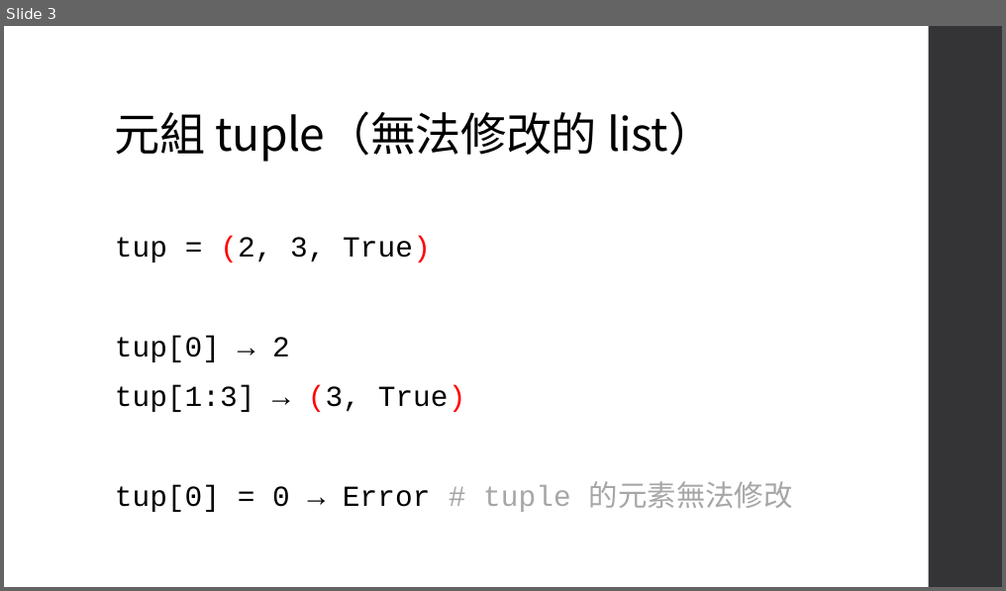
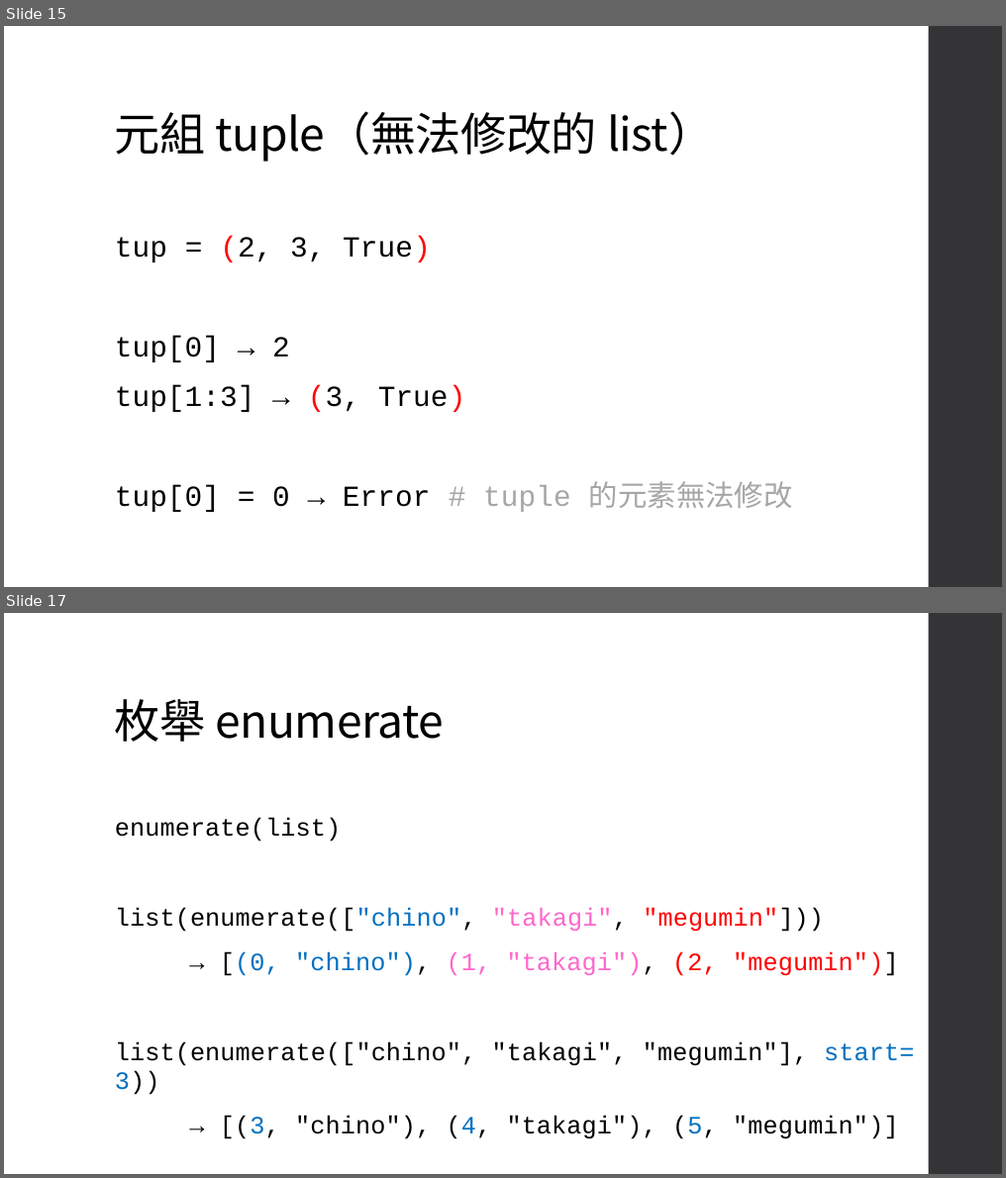
Before and after one commit to an920107/ServiceLearning, a slide deck: Class 5.pptx. Shown one above the other, each under a label of ours: slide 3 before the commit, slides 15 and 17 after it; the slides between them are not shown. The pictures are 1006x591 and 1006x1178 pixels, drawn with LibreOffice and Linux fonts; fonts in the diff are those of the drawing. Boxes give left, top, right and bottom in pixels: in the first picture for what was removed or moved away, otherwise in the second. Text is boxed around its words. In the diff, an @@ line names an element or a change of style, - is before the commit and + after.

```diff
--- a/Class 5.pptx
+++ b/Class 5.pptx
@@ slide 17 added at [4,613,1002,1174], background #FFFFFF; not listed: 1 template element that a slide beside it also shows @@
@@ title added at [115,699,444,742], 44 pt, text #000000 @@
+枚舉 enumerate
@@ text added at [115,817,914,1140], 24 pt, text #000000 @@
+enumerate(list)
+list(enumerate(["chino", "takagi", "megumin"]))
+→ [(0, "chino"), (1, "takagi"), (2, "megumin")]
+list(enumerate(["chino", "takagi", "megumin"], start= 3))
+→ [(3, "chino"), (4, "takagi"), (5, "megumin")]
@@ what was slide 3 is now slide 15 @@
```
Also in this commit, not shown: 2 slides changed, 13 other slides added.
